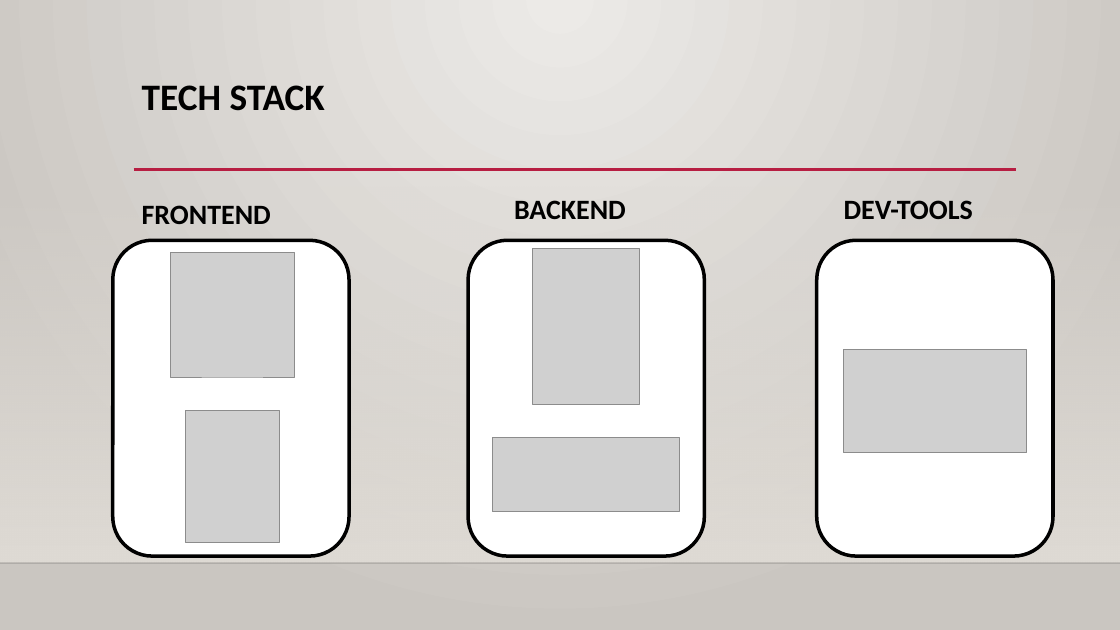
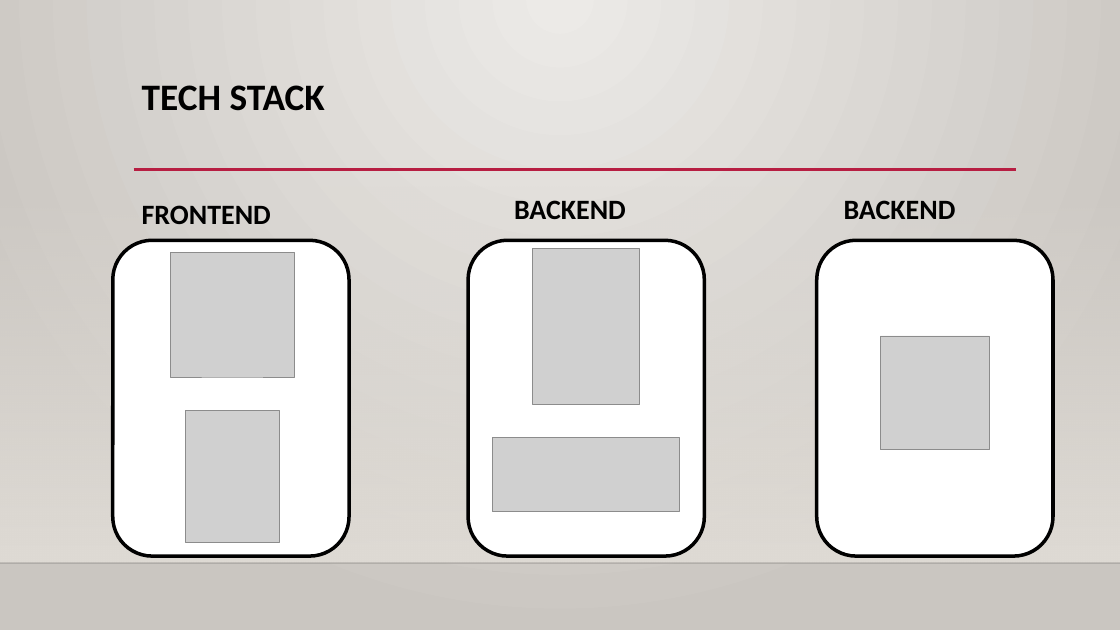
Before and after one commit to UST-Wave3-Project3/Documentation, a slide deck: slide 6 of BookEz.pptx. Drawn at 1120x630 pixels with LibreOffice and Linux fonts; fonts in the diff are those of the drawing; grey boxes stand for pictures; background and template pictures are left out. Boxes give left, top, right and bottom in pixels: in the first picture for what was removed or moved away, otherwise in the second. Text is boxed around its words. In the diff, an @@ line names an element or a change of style, - is before the commit and + after.

```diff
--- a/BookEz.pptx
+++ b/BookEz.pptx
@@ text at box(844, 200, 956, 219): text changed @@
-DEV-TOOLS
+BACKEND
@@ picture: place and size @@
-picture at box(844, 350, 1028, 453)
+picture at box(881, 336, 990, 450)
```
Also in this commit, not shown: 3 other slides changed.
